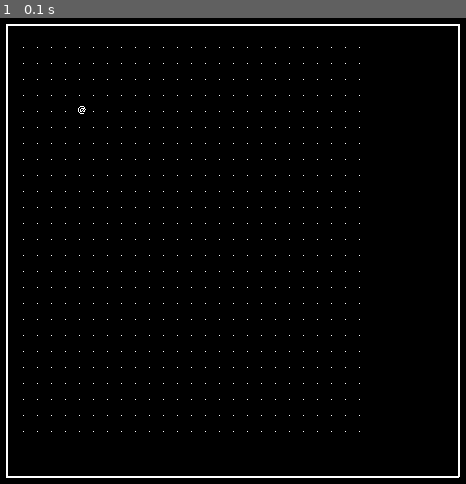
Above: before the commit, frame 1.
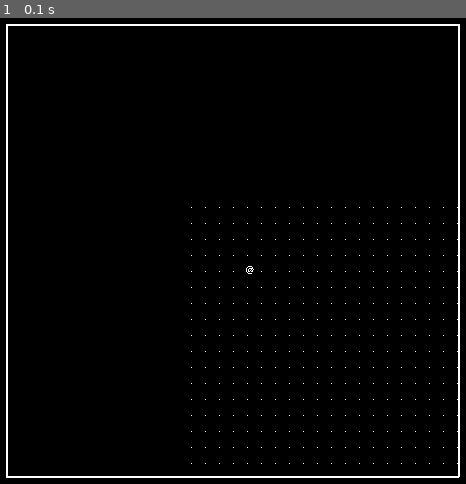
Above: after the commit, the same moment.

Repository: brandr/Roguelike_Python
Game: pygame game, started from gamelauncher.py
Two runs of this game, one before a commit and one after it. Both use one fixed random seed, a clock stepped at 60 frames per second and the inputs below.
Inputs:
- Up to frame 1 (0.1 s): no input

The runs differ from the first frame. In frame 1, 0.3% of the frame differs, in the area x 4-99%, y 6-96%.

Commit message:
added scrolling functionality

Diff:
--- a/gamescreen.py
+++ b/gamescreen.py
@@ -59,7 +59,7 @@
         # draw background
             #for y in range(32):
             #    for x in range(32):
-            map_pane.level_update()
+            map_pane.level_update(player_1)
             screen.blit(map_pane.draw_pane_image(), (map_pane.x_off, map_pane.y_off))
             pygame.display.update()
                     #screen.blit(bg, (x * 32, y * 32))
--- a/level.py
+++ b/level.py
@@ -51,17 +51,13 @@
 			being.current_level = self
 			self.tiles[y][x].set_being(being)
 
-		#TODO: draw the level map only once, and just blit subsurfaces of it
-		# as the player moves around.
-		#TODO: return type should be an image of some kind
 	def level_map_section(self, x1, y1, x2, y2):
-		#self.update_map()
 		map_width, map_height = TILE_WIDTH * (x2 - x1), TILE_HEIGHT * (y2 - y1)
 		l_map = Surface((map_width, map_height))
 		x_start, y_start = x1 * TILE_WIDTH, y1 * TILE_HEIGHT
 		x_end, y_end = x2 * TILE_WIDTH, y2 * TILE_HEIGHT
-		section_x1, section_y1 = max(0, x_start), max(0, y_start)
-		section_x2, section_y2 = min(TILE_WIDTH * self.width, x_end), min(TILE_HEIGHT * self.height, y_end)
+		section_x1, section_y1 = max(1, x_start), max(1, y_start)
+		section_x2, section_y2 = min(self.level_map.get_width() - section_x1, x_end), min(self.level_map.get_height() - section_y1, y_end)
 		section = self.level_map.subsurface(section_x1, section_y1, section_x2, section_y2)
 		blit_off_x, blit_off_y = TILE_WIDTH + max(0, -1 * x_start), TILE_HEIGHT + max(0, -1 * y_start)
 		l_map.blit(section, (blit_off_x, blit_off_y))
--- a/mappane.py
+++ b/mappane.py
@@ -28,7 +28,12 @@
 		Pane.__init__(self, MAP_PANE_X, MAP_PANE_Y, MAP_PANE_WIDTH, MAP_PANE_HEIGHT)
 		self.current_level = level
 
-	def level_update(self): #TODO: args
-		x1, x2, y1, y2 = 0, 0, 35, 35 #temporary values for testing. TODO: might want to take these as args, or derive them from current_level.
-		level_map = self.current_level.level_map_section(x1, x2, y1, y2)
+	def level_update(self, player): #TODO: args
+		coords = player.coordinates()
+		center_x, center_y = coords[0], coords[1]
+		half_width, half_height = MAP_PANE_WIDTH/(2 * TILE_WIDTH), MAP_PANE_HEIGHT/(2 * TILE_HEIGHT)
+		x1, y1 = center_x - half_width, center_y - half_height
+		x2, y2 = center_x + half_width, center_y + half_height
+		#x1, y1, x2, y2 = 0, 0, 20, 20
+		level_map = self.current_level.level_map_section(x1, y1, x2, y2)
 		self.update(level_map)
